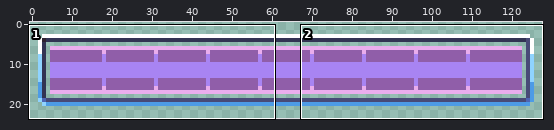
Two states of a pixel-art file, games/Phaser-Snake-Game/public/assets/sprites/boostMeter.aseprite. The first picture is a wide view before the edit; the outline marks the close-up.
Close-up. Before the edit:
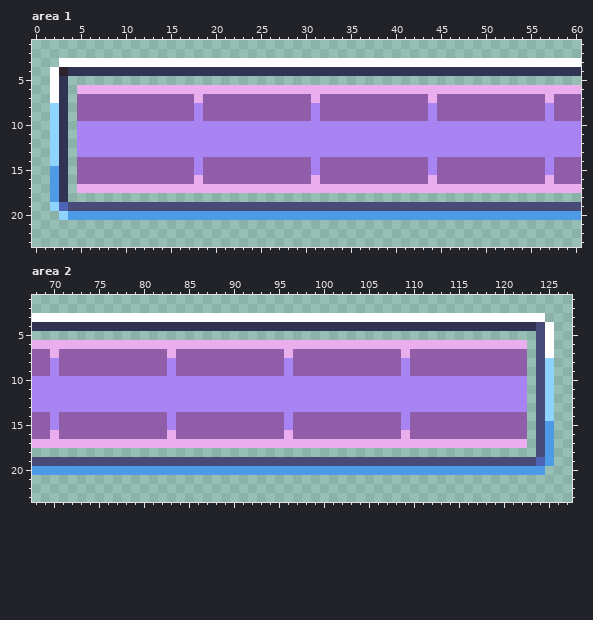
128x24 pixels, 1 frame. Shown: area 1: x 0..60, y 1..23; area 2: x 68..127, y 1..23.
After the commit:
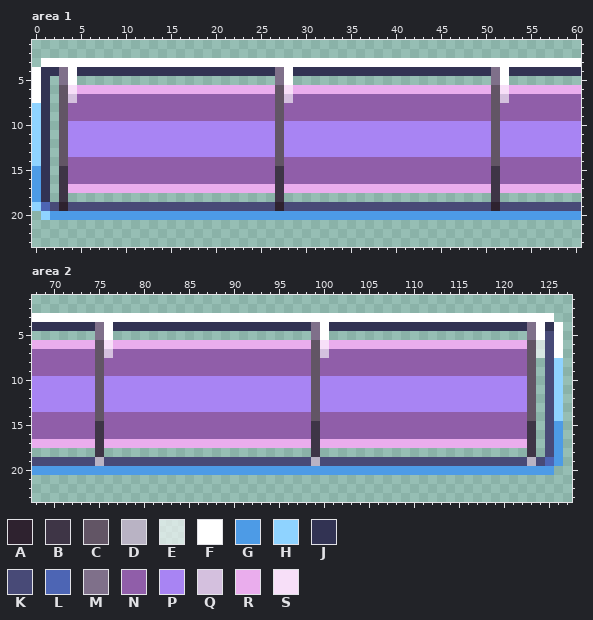
Palette (. is transparent): A #2e222f  B #3e3546  C #625565  D #b9b3c4  E #ffffff9c  F #ffffff  G #4d9be6  H #8fd3ff  J #323353  K #484a77  L #4d65b4  M #7f708a  N #905ea9  P #a884f3  Q #d4c0de  R #eaaded  S #f7dff8
From old to new:
Changed rows in their new state; - is an unchanged pixel.
Area 1, layers "Frame", "Meter":
first column x 0:
 3 -FF-------------------------------------------------------
 4 FJJMF----------------------MF----------------------MF-----
 5 FJ.MF----------------------MF----------------------MF-----
 6 FJ.CS----------------------CS----------------------CS-----
 7 FJ.CQ-------------N--------CQ--N------------N------CQ----N
 8 HJ.CN-------------N--------C---N------------N------C-----N
 9 HJ.CN-------------N--------C---N------------N------C-----N
10 HJ.CP----------------------C-----------------------C------
11 HJ.CP----------------------C-----------------------C------
12 HJ.CP----------------------C-----------------------C------
13 HJ.CP----------------------C-----------------------C------
14 HJ.CN-------------N--------C---N------------N------C-----N
15 GJ.BN-------------N--------B---N------------N------B-----N
16 GJ.BN-------------N--------B---N------------N------B-----N
17 GJ.BR----------------------B-----------------------B------
18 GJ.B-----------------------B-----------------------B------
19 HLKA-----------------------A-----------------------A------
20 -HGG------------------------------------------------------
Area 2, layers "Frame", "Meter":
first column x 70:
 3 -------------------------------------------------------F-
 4 -----MF----------------------MF----------------------MFJF
 5 -----MF----------------------MF----------------------MFKF
 6 -----CS----------------------CS----------------------CEKF
 7 N----CQ------N------------N--CQ--------N-------------CEKF
 8 N----C-------N------------N--C---------N-------------C.KH
 9 N----C-------N------------N--C---------N-------------C.KH
10 -----C-----------------------C-----------------------C.KH
11 -----C-----------------------C-----------------------C.KH
12 -----C-----------------------C-----------------------C.KH
13 -----C-----------------------C-----------------------C.KH
14 N----C-------N------------N--C---------N-------------C.KH
15 N----B-------N------------N--B---------N-------------B.KG
16 N----B-------N------------N--B---------N-------------B.KG
17 -----B-----------------------B-----------------------B.KG
18 -----B-----------------------B-----------------------B.KG
19 -----D-----------------------D-----------------------DKLG
20 -------------------------------------------------------G-
